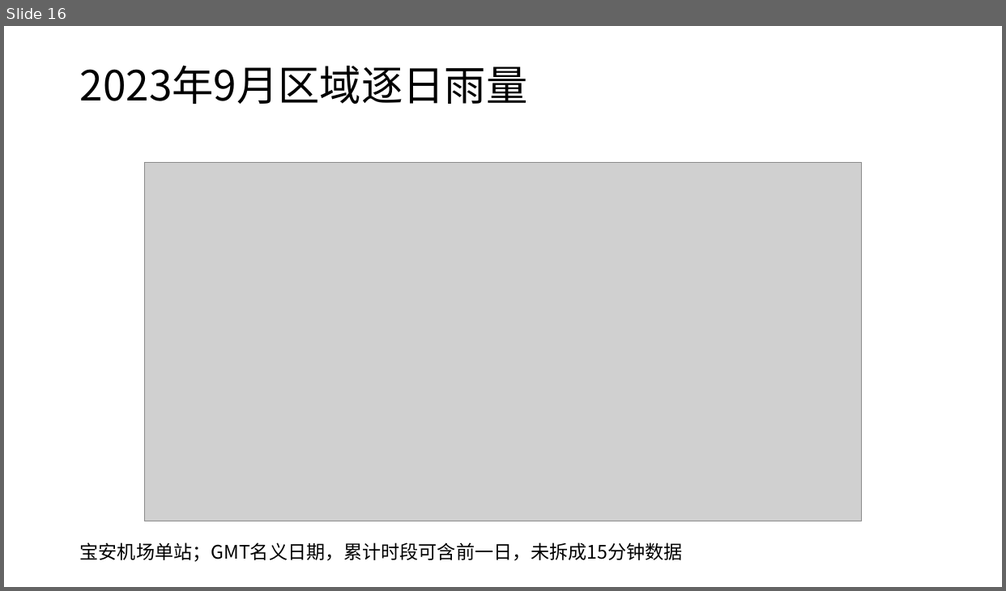
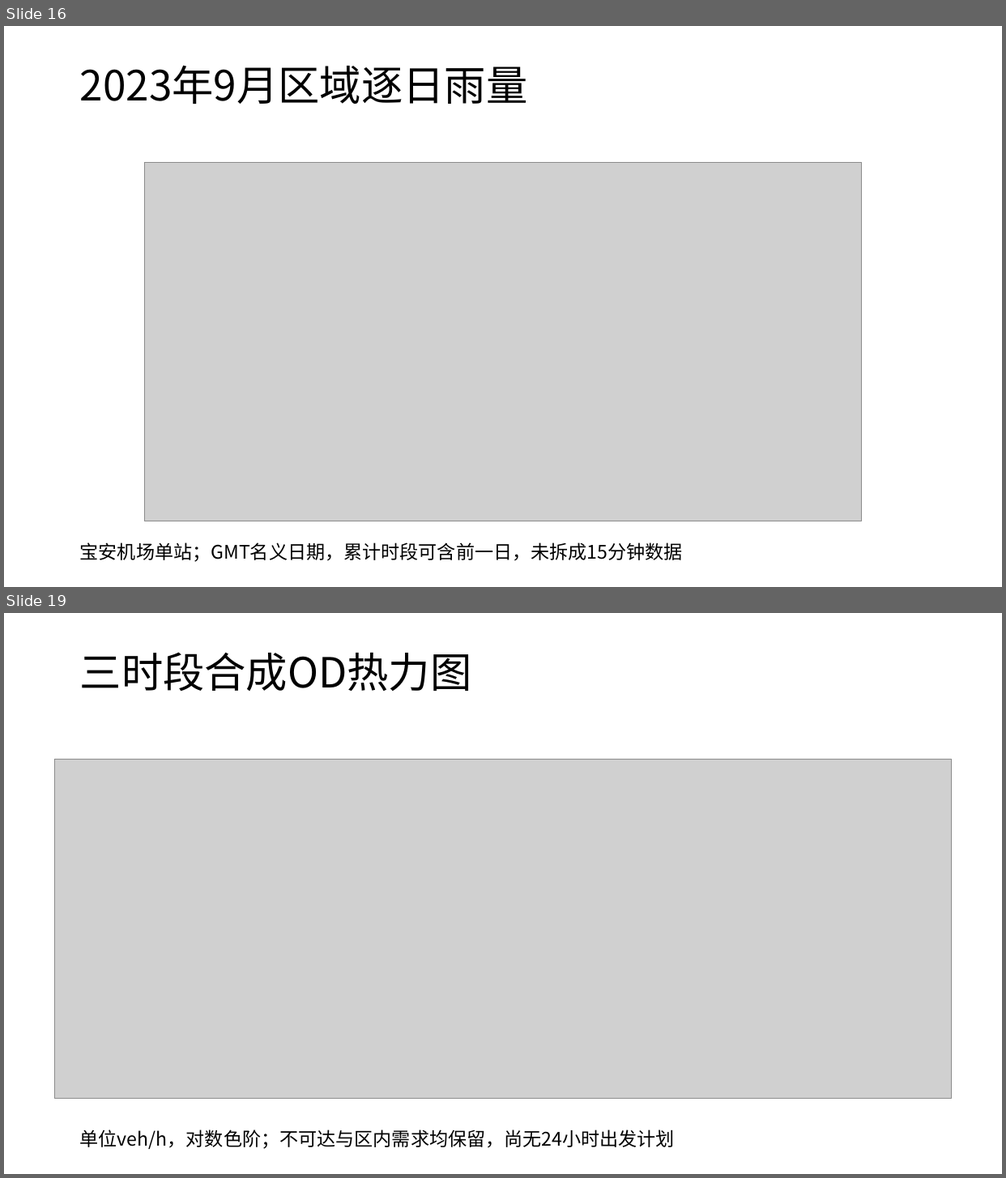
Before and after one commit to zhzhzh666/jiaotong, a slide deck: docs/deliverables/开题与阶段进展汇报.pptx. Shown one above the other, each under a label of ours: slide 16 before the commit, slides 16 and 19 after it; the slides between them are not shown. The pictures are 1006x591 and 1006x1178 pixels, drawn with LibreOffice and Linux fonts; fonts in the diff are those of the drawing; grey boxes stand for pictures. Boxes give left, top, right and bottom in pixels: in the first picture for what was removed or moved away, otherwise in the second. Text is boxed around its words. In the diff, an @@ line names an element or a change of style, - is before the commit and + after.

Commit message:
Accept Phase 03 replay and synchronize Word PPT and runtime figures

```diff
--- a/docs/deliverables/开题与阶段进展汇报.pptx
+++ b/docs/deliverables/开题与阶段进展汇报.pptx
@@ slide 19 added at [4, 613, 1002, 1174], background #FFFFFF @@
@@ text added at [80, 652, 472, 692], 40 pt, text #000000 @@
+三时段合成OD热力图
@@ picture added at [55, 759, 952, 1098] @@
@@ text added at [80, 1130, 675, 1149], 18 pt, text #000000 @@
+单位veh/h，对数色阶；不可达与区内需求均保留，尚无24小时出发计划
```
Also in this commit, not shown: 3 slides changed, 5 other slides added, 28 other files.
